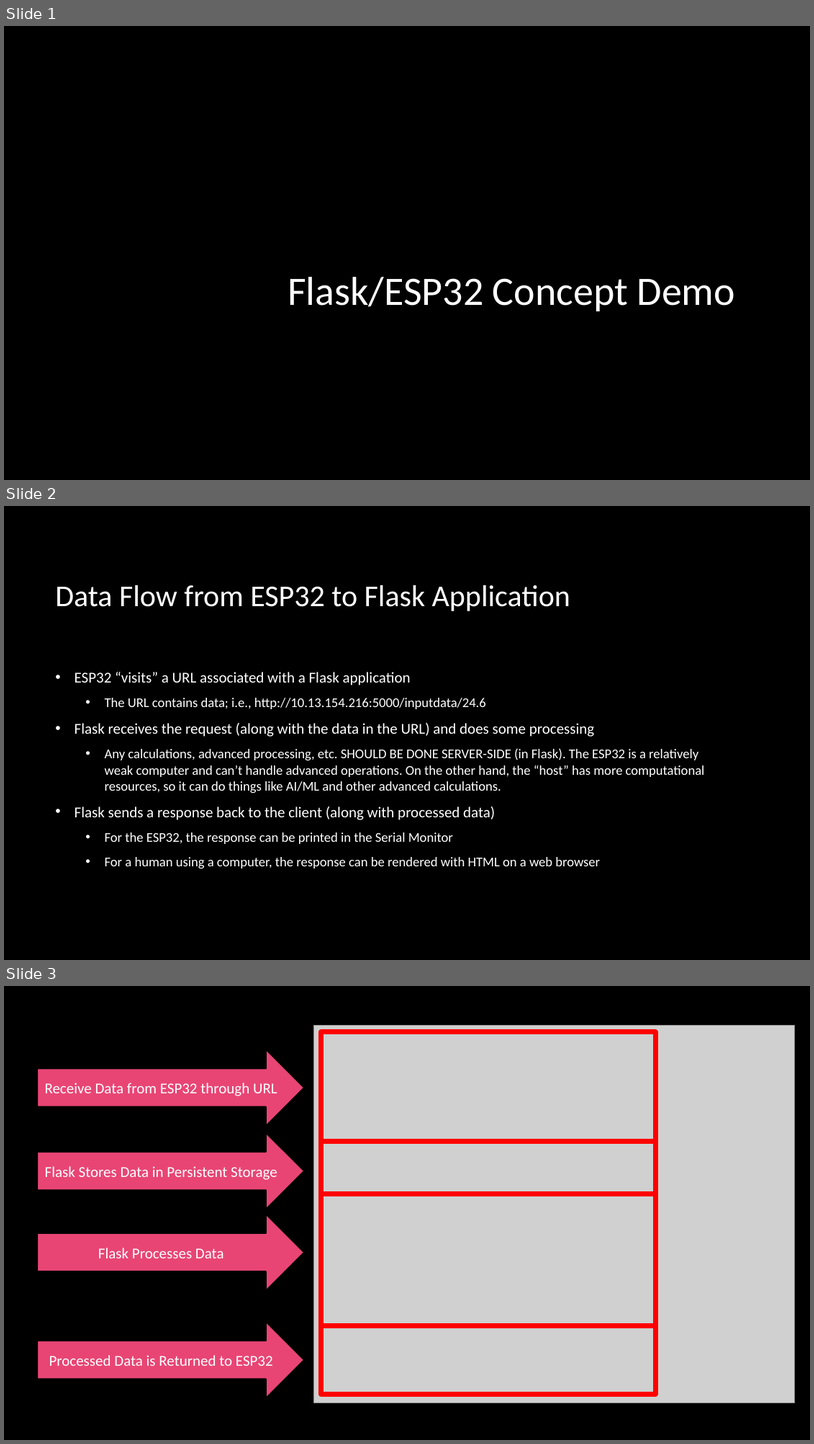
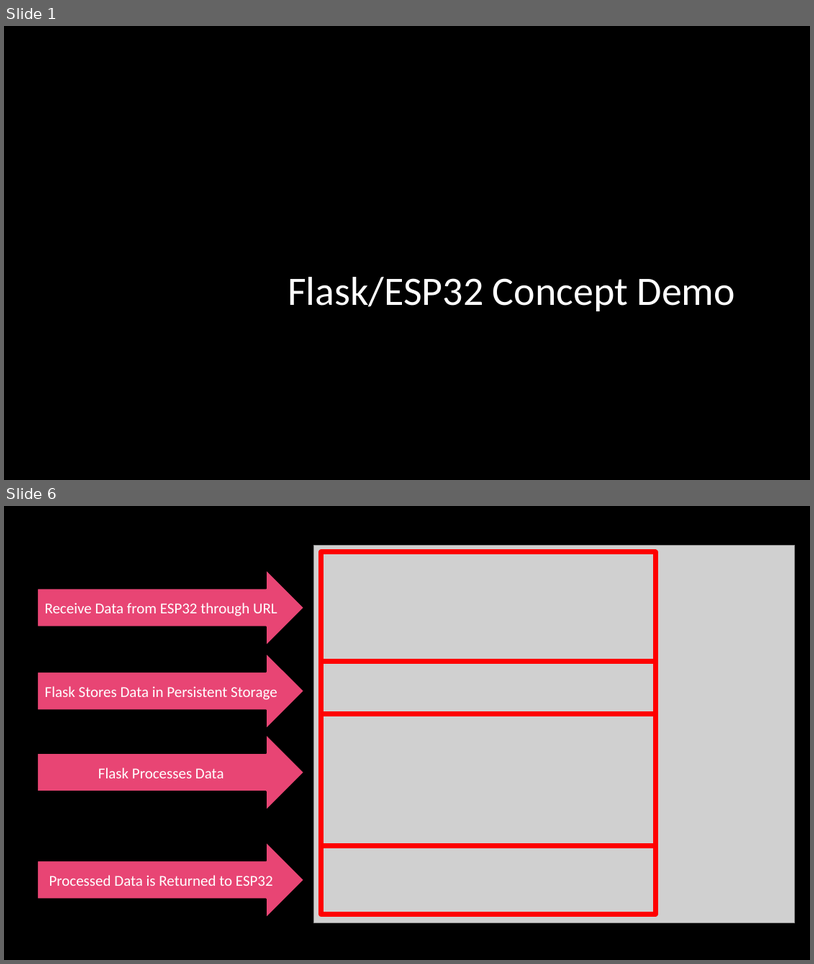
Before and after one commit to uyechi23/FlaskESP32ConceptDemo, a slide deck: FlaskESP32ConceptDemo.pptx. Shown one above the other, each under a label of ours: slides 1, 2 and 3 before the commit, slides 1 and 6 after it; the slides between them are not shown. The pictures are 814x1444 and 814x964 pixels, drawn with LibreOffice and Linux fonts; fonts in the diff are those of the drawing; grey boxes stand for pictures; background and template pictures are left out. Boxes give left, top, right and bottom in pixels: in the first picture for what was removed or moved away, otherwise in the second. Text is boxed around its words. In the diff, an @@ line names an element or a change of style, - is before the commit and + after.

```diff
--- a/FlaskESP32ConceptDemo.pptx
+++ b/FlaskESP32ConceptDemo.pptx
@@ slide 2 removed at [4, 506, 810, 960], background picture (left out) @@
@@ title removed at [55, 585, 571, 611] @@
-Data Flow from ESP32 to Flask Application
@@ text removed at [75, 672, 705, 868] @@
-• ESP32 “visits” a URL associated with a Flask application
-  • The URL contains data; i.e., http://10.13.154.216:5000/inputdata/24.6
-• Flask receives the request (along with the data in the URL) and does some processing
-  • Any calculations, advanced processing, etc. SHOULD BE DONE SERVER-SIDE (in Flask). The ESP32 is a relatively weak computer and can’t handle advanced operations. On the other hand, the “host” has more computational resources, so it can do things like AI/ML and other advanced calculations.
-• Flask sends a response back to the client (along with processed data)
-  • For the ESP32, the response can be printed in the Serial Monitor
-  • For a human using a computer, the response can be rendered with HTML on a web browser
@@ what was slide 3 is now slide 6 @@
```
Also in this commit, not shown: 4 slides added.
